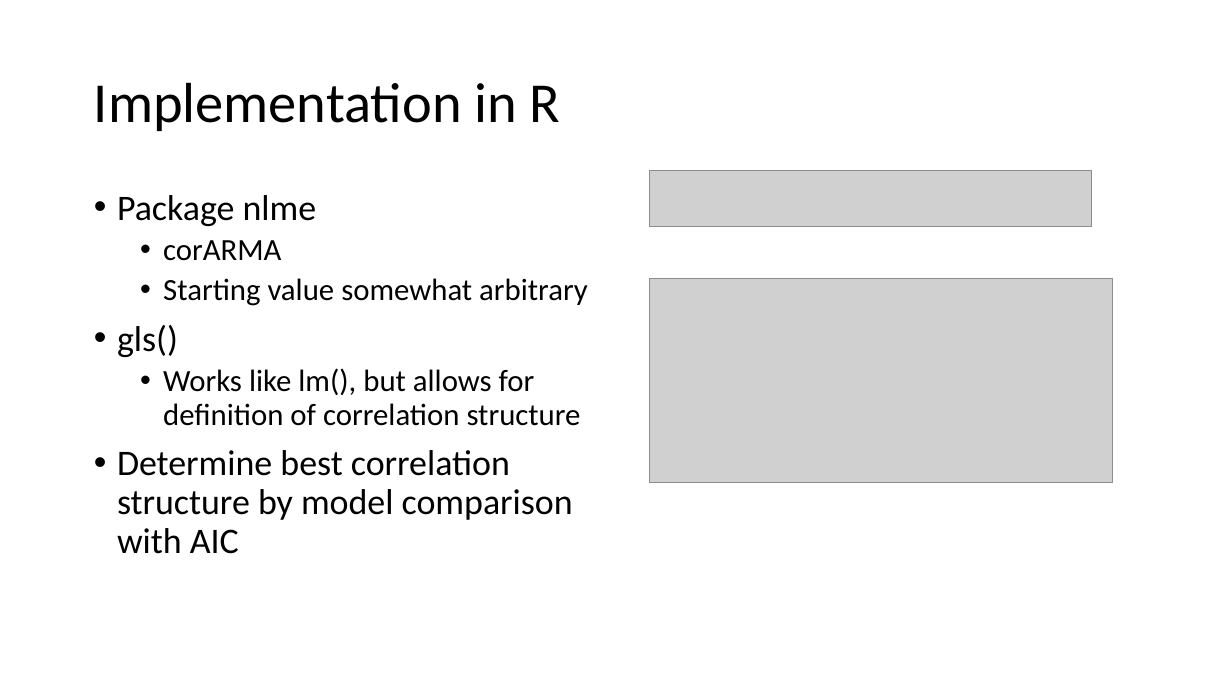
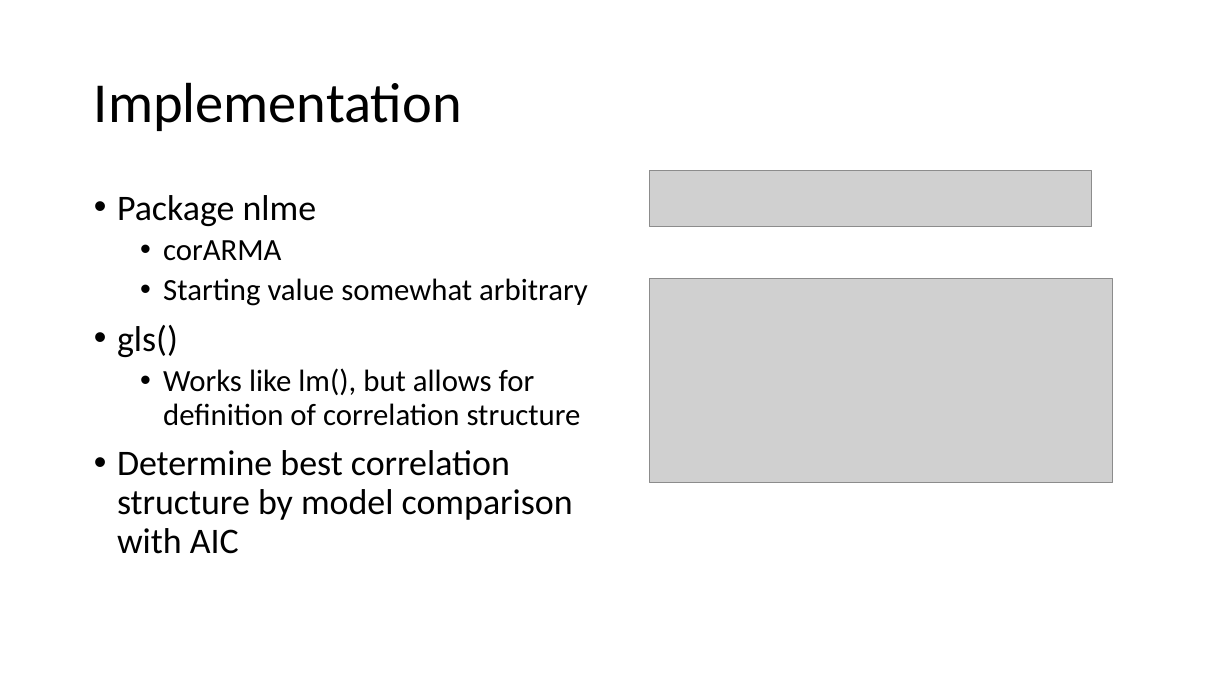
Before and after one commit to weverkaj/GLM-seminar, a slide deck: slide 7 of gls_presentation.pptx. Drawn at 1232x693 pixels with LibreOffice and Linux fonts; fonts in the diff are those of the drawing; grey boxes stand for pictures. Boxes give left, top, right and bottom in pixels: in the first picture for what was removed or moved away, otherwise in the second. Text is boxed around its words. In the diff, an @@ line names an element or a change of style, - is before the commit and + after.

```diff
--- a/gls_presentation.pptx
+++ b/gls_presentation.pptx
@@ title at [94,82,462,131]: text changed @@
-Implementation in R
+Implementation
```
Also in this commit, not shown: 3 other slides changed, 5 slides added, 2 other files.
